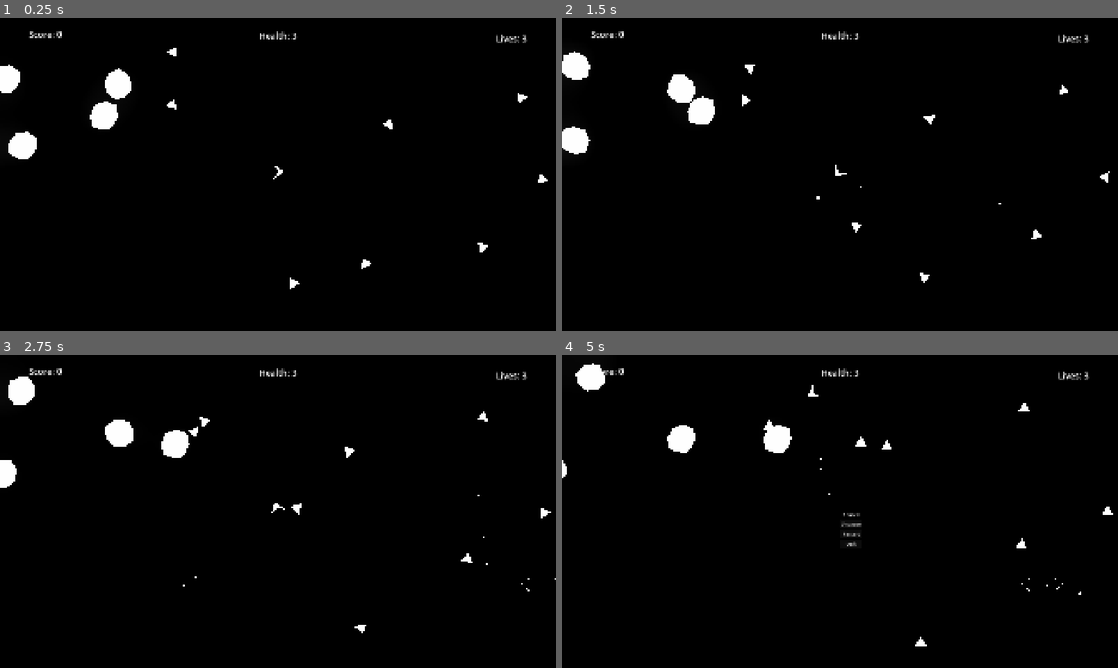
Above: before the commit, frames 1-4 (two rows, left to right).
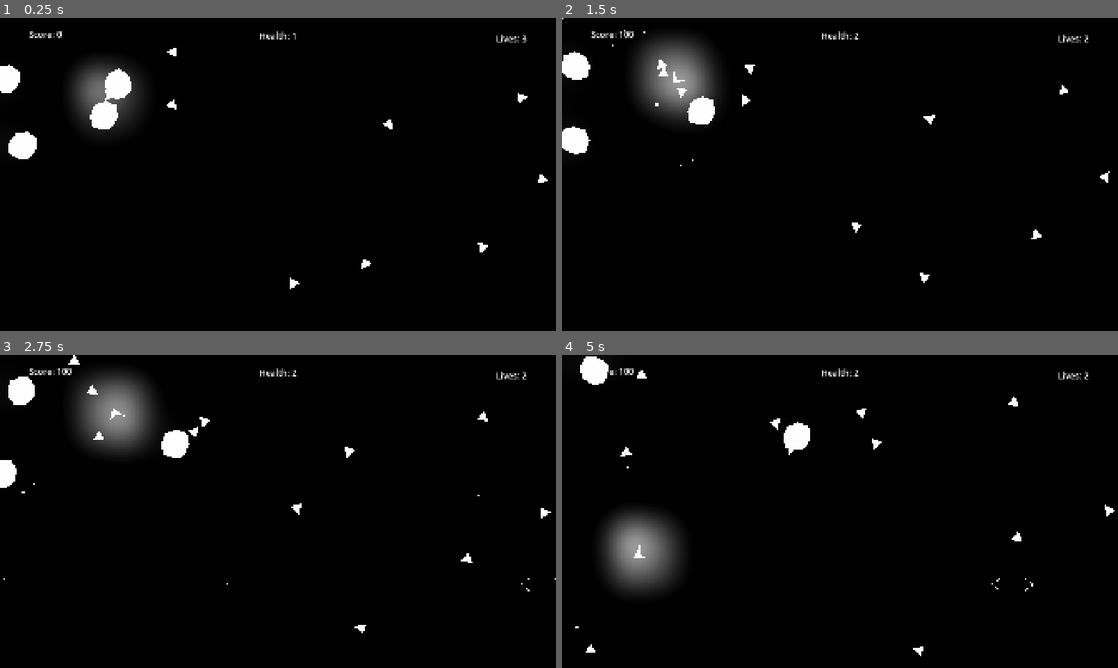
Above: after the commit, the same moments.

Repository: Sunny-Days-Ahead/asteroids
Game: Godot game, scene res://main.tscn
Two runs of this game, one before a commit and one after it. Both use one fixed random seed, a clock stepped at 60 frames per second and the inputs below.
Inputs (mouse positions are in pixels of both pictures, inside the frame that each line leads up to):
- Up to frame 1 (0.25 s): no input
- Up to frame 2 (1.5 s): hold Right (right) 0.53-1.28 s; tap Space (shoot) at 0.6, 1.35 s; hold S (down) from 1.28 s (still down)
- Up to frame 3 (2.75 s): release S (down) at 2.03 s; hold Right (right) from 2.03 s (still down); tap Space (shoot) at 2.1 s
- Up to frame 4 (5 s): release Right (right) at 2.78 s; hold W (up) 2.78-3.53 s; tap Space (shoot) at 2.85, 3.6 s; hold A (left) 3.53-4.25 s; tap Escape (pause) at 4.15 s; click (862, 533) at 4.25 s, where only the run after the commit has a clickable "Unpause"

The runs differ from the first frame. In frame 1, 1.6% of the frame differs, in the area x 12-54%, y 4-52%; in frame 2, 3.2%; in frame 3, 3.4%; in frame 4, 5.1%, in the area x 0-100%, y 0-97%.

Commit message:
menus work

Diff:
--- a/main.gd
+++ b/main.gd
@@ -11,23 +11,27 @@
 @export_category("Player Vars")
 @export var player_health : int = 3
 @export var player_lives : int = 3
+
 # Called when the node enters the scene tree for the first time.
 func _ready() -> void:
+	var length = get_viewport().size.y
+	var width = get_viewport().size.x
 	player_score = 0
-	#player_health = 3
-	#player_lives = 3
+	player_health = 3
+	player_lives = 3
 	$"HUD/Pause Menu".hide()
 	$HUD/GameOver.hide()
 	spawn_asteroid(4)
 	spawn_ufo()
 	spawn_no_of_small_asteroids(8)
+	$PlayerShip.global_position = Vector2(width/2, length/2)
 
 # Called every frame. 'delta' is the elapsed time since the previous frame.
 @warning_ignore("unused_parameter")
 func _process(delta: float) -> void:
 	if Input.is_action_just_pressed("pause"):
 		$"HUD/Pause Menu".show()
-		$"HUD/Pause Menu".grab_focus()
+		$"HUD/Pause Menu/MarginContainer/VBoxContainer/Unpause".grab_focus()
 		get_tree().paused = true
 	if player_health <= 0 :
 		var length = get_viewport().size.y
@@ -138,4 +142,15 @@
 
 
 func _on_unpause_pressed() -> void:
-	get_tree().paused == false
+	$"HUD/Pause Menu".hide()
+	get_tree().paused = false
+
+
+func _on_restart_pressed() -> void:
+	var array : Array
+	array = asteroid_container.get_children()
+	for node in array:
+		node.queue_free()
+	_ready()
+	$PlayerShip.show()
+	get_tree().paused = false
--- a/main.tscn
+++ b/main.tscn
@@ -13,6 +13,21 @@
 
 [sub_resource type="LabelSettings" id="LabelSettings_7mycd"]
 font_size = 30
+
+[sub_resource type="LabelSettings" id="LabelSettings_5vw27"]
+font_size = 30
+
+[sub_resource type="SystemFont" id="SystemFont_lquwl"]
+
+[sub_resource type="Theme" id="Theme_1bvp3"]
+default_font = SubResource("SystemFont_lquwl")
+default_font_size = 30
+
+[sub_resource type="Theme" id="Theme_7mycd"]
+default_font_size = 30
+
+[sub_resource type="Theme" id="Theme_272bh"]
+default_font_size = 30
 
 [sub_resource type="LabelSettings" id="LabelSettings_g4v7s"]
 font_size = 72
@@ -26,48 +41,13 @@
 glow_blend_mode = 2
 
 [node name="main" type="Node2D" unique_id=941547634 node_paths=PackedStringArray("asteroid_container")]
+process_mode = 3
 script = ExtResource("1_lquwl")
 asteroid_container = NodePath("AsteroidContainer")
 player_lives = 1
 
 [node name="HUD" type="Node" parent="." unique_id=65225613]
-
-[node name="Pause Menu" type="Control" parent="HUD" unique_id=1101074922]
-layout_mode = 3
-anchors_preset = 8
-anchor_left = 0.5
-anchor_top = 0.5
-anchor_right = 0.5
-anchor_bottom = 0.5
-grow_horizontal = 2
-grow_vertical = 2
-
-[node name="MarginContainer" type="MarginContainer" parent="HUD/Pause Menu" unique_id=2034692980]
-layout_mode = 0
-offset_right = 40.0
-offset_bottom = 40.0
-
-[node name="VBoxContainer" type="VBoxContainer" parent="HUD/Pause Menu/MarginContainer" unique_id=371152498]
-layout_mode = 2
-
-[node name="Label" type="Label" parent="HUD/Pause Menu/MarginContainer/VBoxContainer" unique_id=2117663904]
-process_mode = 2
-layout_mode = 2
-text = "Paused"
-horizontal_alignment = 1
-
-[node name="Unpause" type="Button" parent="HUD/Pause Menu/MarginContainer/VBoxContainer" unique_id=1723672733]
-layout_mode = 2
-text = "Unpause"
-
-[node name="Restart" type="Button" parent="HUD/Pause Menu/MarginContainer/VBoxContainer" unique_id=1963161930]
-layout_mode = 2
-text = "Restart"
-
-[node name="Quit" type="Button" parent="HUD/Pause Menu/MarginContainer/VBoxContainer" unique_id=1995051085]
-layout_mode = 2
-text = "Quit
-"
+process_mode = 3
 
 [node name="Control" type="Control" parent="HUD" unique_id=1521026973]
 layout_mode = 3
@@ -125,7 +105,56 @@
 text = "Health: 3"
 label_settings = SubResource("LabelSettings_7mycd")
 
+[node name="Pause Menu" type="Control" parent="HUD" unique_id=1101074922]
+process_mode = 3
+layout_mode = 3
+anchors_preset = 8
+anchor_left = 0.5
+anchor_top = 0.5
+anchor_right = 0.5
+anchor_bottom = 0.5
+grow_horizontal = 2
+grow_vertical = 2
+
+[node name="MarginContainer" type="MarginContainer" parent="HUD/Pause Menu" unique_id=2034692980]
+process_mode = 3
+layout_mode = 0
+offset_right = 40.0
+offset_bottom = 40.0
+
+[node name="VBoxContainer" type="VBoxContainer" parent="HUD/Pause Menu/MarginContainer" unique_id=371152498]
+process_mode = 3
+layout_mode = 2
+
+[node name="Label" type="Label" parent="HUD/Pause Menu/MarginContainer/VBoxContainer" unique_id=2117663904]
+process_mode = 3
+layout_mode = 2
+text = "Paused"
+label_settings = SubResource("LabelSettings_5vw27")
+horizontal_alignment = 1
+
+[node name="Unpause" type="Button" parent="HUD/Pause Menu/MarginContainer/VBoxContainer" unique_id=1723672733]
+process_mode = 3
+layout_mode = 2
+theme = SubResource("Theme_1bvp3")
+button_mask = 7
+text = "Unpause"
+
+[node name="Restart" type="Button" parent="HUD/Pause Menu/MarginContainer/VBoxContainer" unique_id=1963161930]
+process_mode = 3
+layout_mode = 2
+theme = SubResource("Theme_7mycd")
+text = "Restart"
+
+[node name="Quit" type="Button" parent="HUD/Pause Menu/MarginContainer/VBoxContainer" unique_id=1995051085]
+process_mode = 3
+layout_mode = 2
+theme = SubResource("Theme_272bh")
+text = "Quit
+"
+
 [node name="GameOver" type="Control" parent="HUD" unique_id=1021600233]
+visible = false
 layout_mode = 3
 anchors_preset = 15
 anchor_right = 1.0
@@ -151,32 +180,42 @@
 layout_mode = 2
 
 [node name="GameOverText" type="Label" parent="HUD/GameOver/MarginContainer/VBoxContainer" unique_id=1638028873]
-process_mode = 2
 layout_mode = 2
 size_flags_horizontal = 4
-text = "GAMEOVER"
+text = "GAME OVER"
 label_settings = SubResource("LabelSettings_g4v7s")
+
+[node name="Restart" type="Button" parent="HUD/GameOver/MarginContainer/VBoxContainer" unique_id=67006009]
+process_mode = 3
+layout_mode = 2
+theme = SubResource("Theme_7mycd")
+text = "Restart"
 
 [node name="Background" type="ColorRect" parent="." unique_id=216199276]
 custom_minimum_size = Vector2(1920, 1080)
 offset_left = -2.0
 offset_right = 1918.0
 offset_bottom = 1080.0
+mouse_filter = 2
 color = Color(0, 0, 0, 1)
 
 [node name="WorldEnvironment" type="WorldEnvironment" parent="Background" unique_id=1356209322]
 environment = SubResource("Environment_yf21c")
 
 [node name="PlayerShip" parent="." unique_id=802837724 instance=ExtResource("1_ig7tw")]
+process_mode = 1
 position = Vector2(956.9999, 530)
 
 [node name="AsteroidContainer" type="Node" parent="." unique_id=537410721]
+process_mode = 1
 
 [node name="AsteroidTimer" type="Timer" parent="." unique_id=849074482]
+process_mode = 1
 wait_time = 15.0
 autostart = true
 
 [node name="AudioController" type="Node" parent="." unique_id=1810465468]
+process_mode = 1
 
 [node name="Explosion1" type="AudioStreamPlayer2D" parent="AudioController" unique_id=1096433663]
 stream = ExtResource("3_1bvp3")
@@ -185,7 +224,9 @@
 stream = ExtResource("4_lquwl")
 
 [connection signal="pressed" from="HUD/Pause Menu/MarginContainer/VBoxContainer/Unpause" to="." method="_on_unpause_pressed"]
+[connection signal="pressed" from="HUD/Pause Menu/MarginContainer/VBoxContainer/Restart" to="." method="_on_restart_pressed"]
 [connection signal="pressed" from="HUD/Pause Menu/MarginContainer/VBoxContainer/Quit" to="." method="_on_quit_pressed"]
+[connection signal="pressed" from="HUD/GameOver/MarginContainer/VBoxContainer/Restart" to="." method="_on_restart_pressed"]
 [connection signal="player_hit" from="PlayerShip" to="." method="_on_player_ship_player_hit"]
 [connection signal="player_shot" from="PlayerShip" to="." method="_on_player_ship_player_shot"]
 [connection signal="timeout" from="AsteroidTimer" to="." method="_on_asteroid_timer_timeout"]
